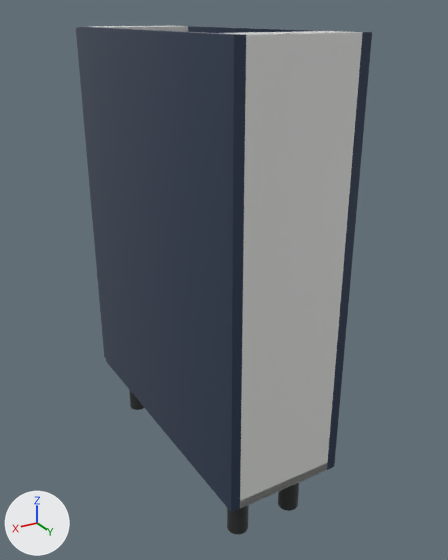
The glTF model storefront/public/cabinet-inventory/models/oppein-pb-bss-bsr09.glb, before and after one commit.
Rendered twice from a 50 mm lens placed at (0.662, 0.699, 0.901), pointed at (0.08, -0.271, 0.416). Every picture has the same lights, and +X, +Y and +Z are marked at lower left. The first picture is the older version. Where no turn or scale is listed for an object, it has been applied to the vertices.

Before the edit, the objects in view are built like this:
```python
me_cube = bpy.data.meshes.new('Cube')
me_cube.from_pydata(...)  # 56 vertices, 108 faces; spans x -0.009..0.009, y -0.293..0.293, z -0.381..0.381
me_cube.materials.append(mat_supplier_finish___blue_single_shaker)  # dark blue #24364f
me_cube_001 = bpy.data.meshes.new('Cube.001')
me_cube_001.from_pydata(...)  # 56 vertices, 108 faces; spans x -0.009..0.009, y -0.293..0.293, z -0.381..0.381
me_cube_001.materials.append(mat_supplier_finish___blue_single_shaker)  # dark blue #24364f
me_cube_002 = bpy.data.meshes.new('Cube.002')
me_cube_002.from_pydata(...)  # 56 vertices, 108 faces; spans x -0.096..0.096, y -0.006..0.006, z -0.381..0.381
me_cube_002.materials.append(mat_cabinet_interior___visual_interpretation)  # white #e5e6e3
ob_cabinet_back = bpy.data.objects.new('Cabinet back', me_cube_002)
ob_cabinet_back.location = (0.114, -0.006, 0.495)
ob_cabinet_side = bpy.data.objects.new('Cabinet side', me_cube)
ob_cabinet_side.location = (0.009, -0.293, 0.495)
ob_cabinet_side_001 = bpy.data.objects.new('Cabinet side.001', me_cube_001)
ob_cabinet_side_001.location = (0.22, -0.293, 0.495)
# also in view: 'Door' at (0.114, -0.596, 0.495)
```
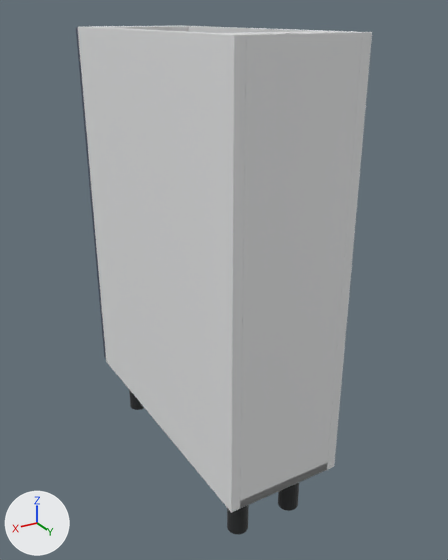
Boxes [x1, y1, x2, y2] around the edits, measured in the pictures (448 x 560 px):
'Cabinet side.001', recoloured (dark blue to white)
    both: [78, 27, 246, 512]
'Cabinet side', recoloured
    both: [188, 26, 372, 470]

What the commit changed:
Material 'White cabinet carcass' (mat_white_cabinet_carcass) is new.
Its base color is (0.82, 0.83, 0.835) (white #eaebec).
Its roughness is 0.48.
me_cube has 56 vertices, 108 faces and spans x -0.009..0.009, y -0.293..0.293, z -0.381..0.381.
me_cube no longer uses material mat_supplier_finish___blue_single_shaker (dark blue #24364f).
me_cube gains material mat_white_cabinet_carcass (white #eaebec).
me_cube_001 has 56 vertices, 108 faces and spans x -0.009..0.009, y -0.293..0.293, z -0.381..0.381.
me_cube_001 no longer uses material mat_supplier_finish___blue_single_shaker (dark blue #24364f).
me_cube_001 gains material mat_white_cabinet_carcass (white #eaebec).
